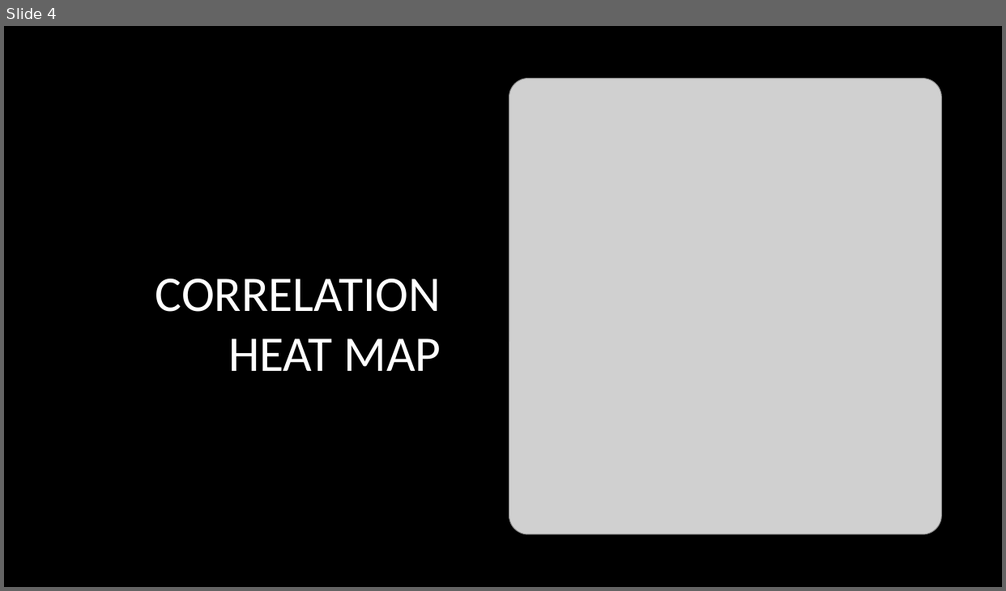
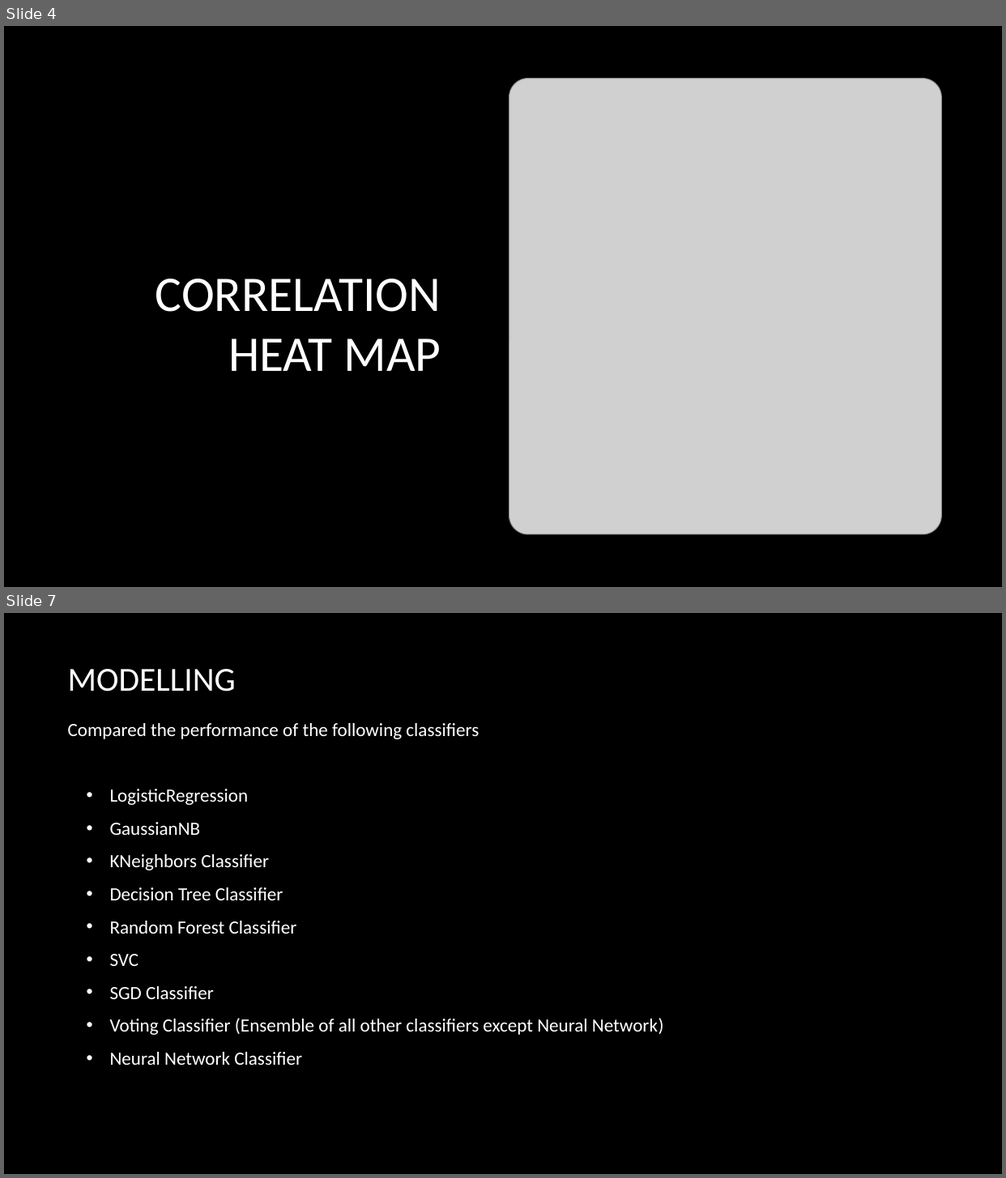
Before and after one commit to LilInformat/UofT-3253-OzoneAnalysis, a slide deck: Ozone Days Forecasting.pptx. Shown one above the other, each under a label of ours: slide 4 before the commit, slides 4 and 7 after it; the slides between them are not shown. The pictures are 1006x591 and 1006x1178 pixels, drawn with LibreOffice and Linux fonts; fonts in the diff are those of the drawing; grey boxes stand for pictures; background and template pictures are left out. Boxes give left, top, right and bottom in pixels: in the first picture for what was removed or moved away, otherwise in the second. Text is boxed around its words. In the diff, an @@ line names an element or a change of style, - is before the commit and + after.

```diff
--- a/Ozone Days Forecasting.pptx
+++ b/Ozone Days Forecasting.pptx
@@ slide 7 added at bbox=[4, 613, 1002, 1174], background picture (left out) @@
@@ title added at bbox=[68, 669, 236, 692], 32.4 pt, text #FFFFFF @@
+MODELLING
@@ text added at bbox=[68, 723, 664, 1065], 18 pt, text #FFFFFF @@
+Compared the performance of the following classifiers
+• LogisticRegression
+• GaussianNB
+• KNeighbors Classifier
+• Decision Tree Classifier
+• Random Forest Classifier
+• SVC
+• SGD Classifier
+• Voting Classifier (Ensemble of all other classifiers except Neural Network)
+• Neural Network Classifier
```
Also in this commit, not shown: 3 slides changed, 3 other slides added, 1 slide removed.
